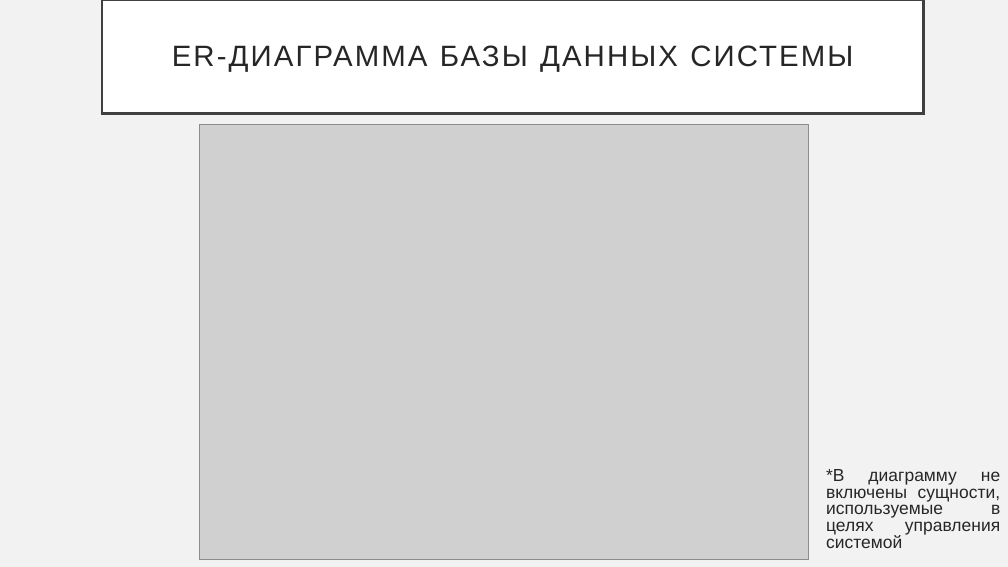
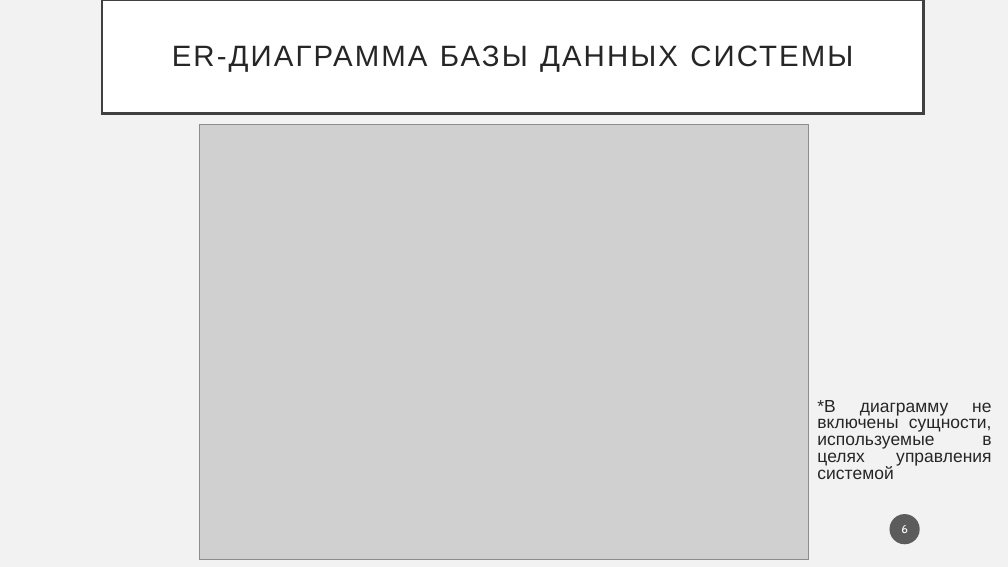
Before and after one commit to PolMarzia/diplom, a slide deck: slide 6 of Prez.pptx (slide 7 before the commit). Drawn at 1008x567 pixels with LibreOffice and Linux fonts; fonts in the diff are those of the drawing; grey boxes stand for pictures. Boxes give left, top, right and bottom in pixels: in the first picture for what was removed or moved away, otherwise in the second. Text is boxed around its words. In the diff, an @@ line names an element or a change of style, - is before the commit and + after.

```diff
--- a/Prez.pptx
+++ b/Prez.pptx
@@ text "*В диаграмму не включены сущности, ...": place and size @@
-text "*В диаграмму не включены сущности, ..." at [826, 469, 1001, 548]
+text "*В диаграмму не включены сущности, ..." at [817, 400, 992, 479]
@@ page number added at [890, 514, 920, 544], fill #1D1D1D at 70% opacity, 11 pt, text #FFFFFF @@
+6
```
Also in this commit, not shown: 13 other slides changed, 1 slide removed, 3 other files.
